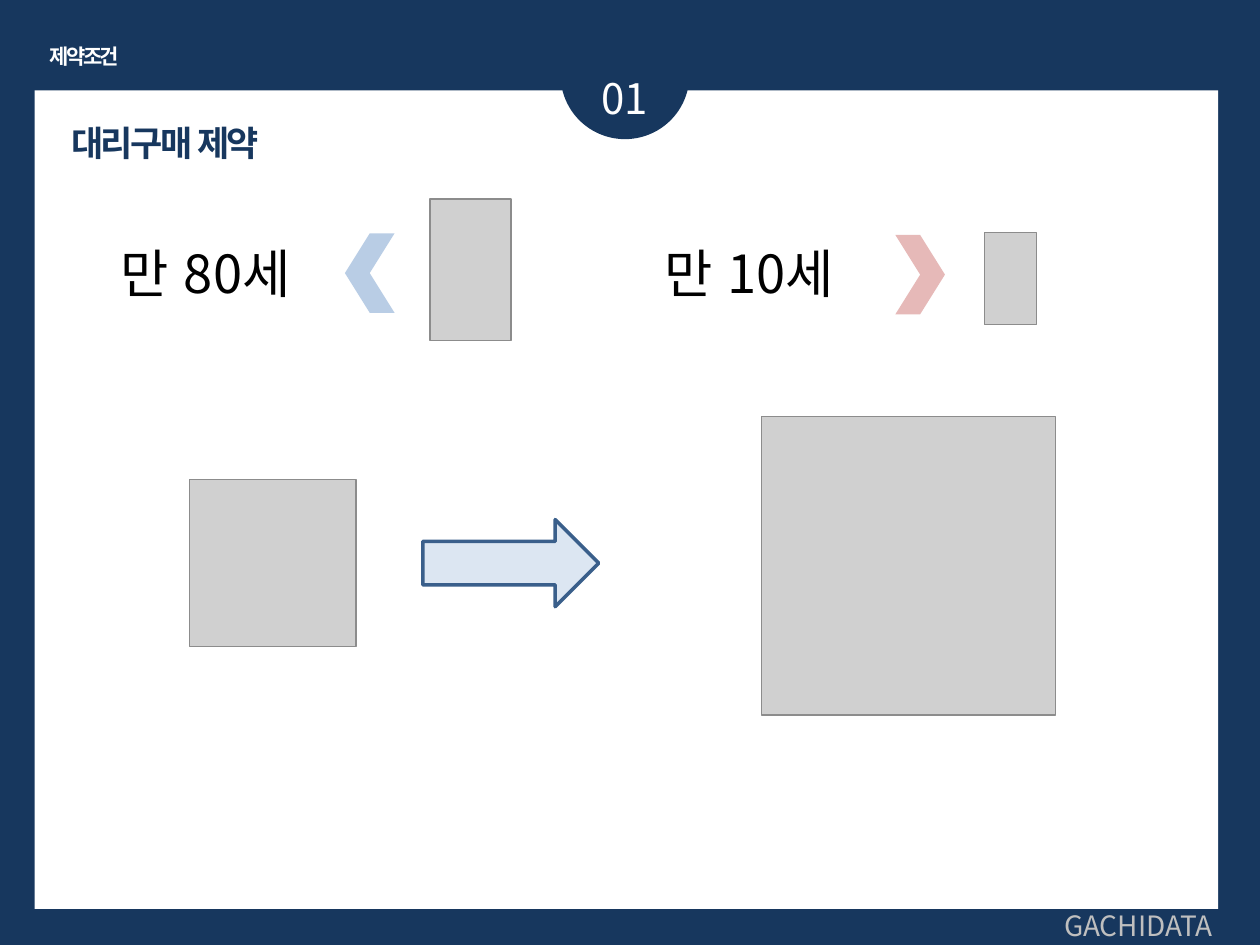
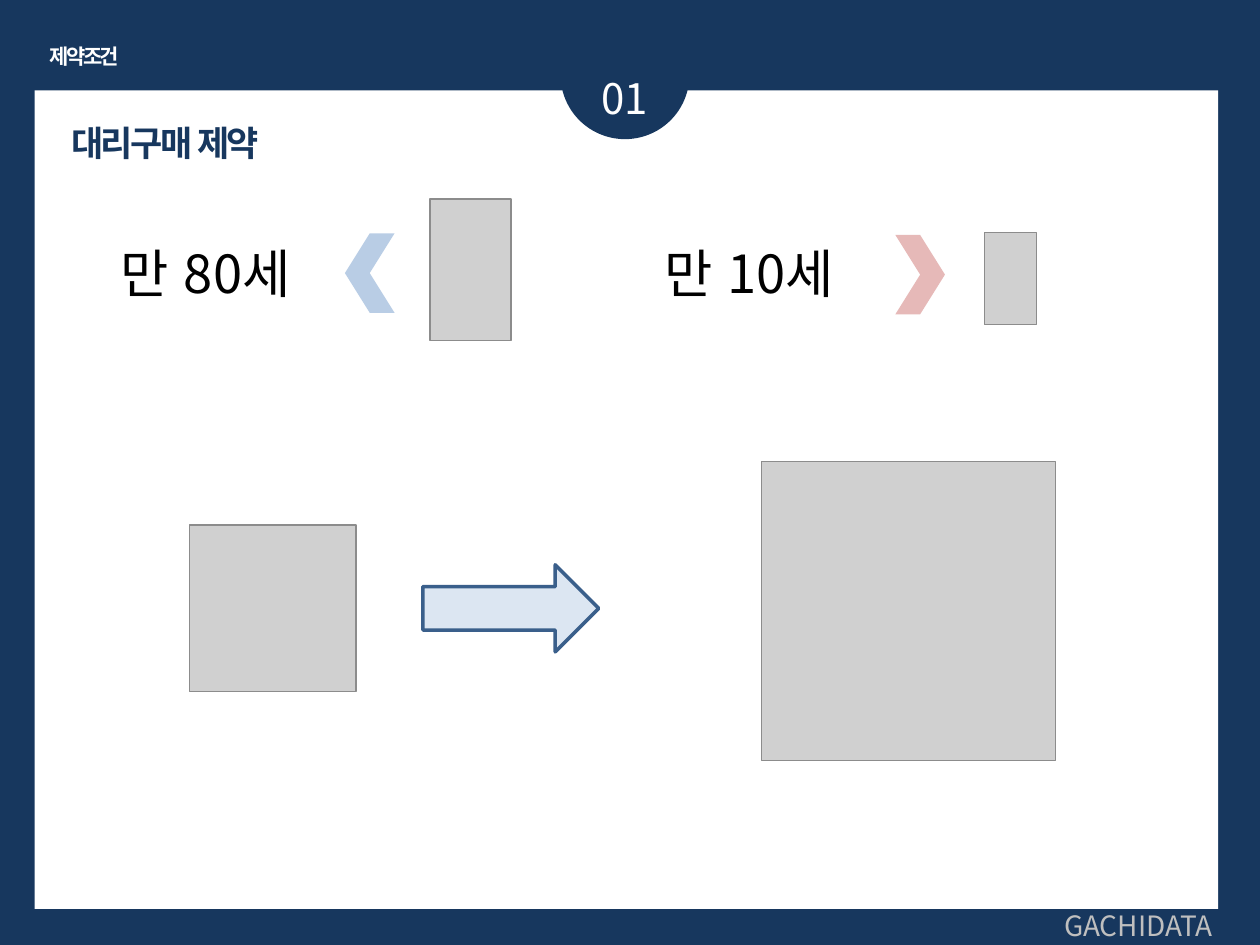
Before and after one commit to Monoreil/edu-sql, a slide deck: slide 6 of 11차SQL_hyeongmin.pptx. Drawn at 1260x945 pixels with LibreOffice and Linux fonts; fonts in the diff are those of the drawing; grey boxes stand for pictures. Boxes give left, top, right and bottom in pixels: in the first picture for what was removed or moved away, otherwise in the second. Text is boxed around its words. In the diff, an @@ line names an element or a change of style, - is before the commit and + after.

```diff
--- a/11차SQL_hyeongmin.pptx
+++ b/11차SQL_hyeongmin.pptx
@@ 2 pictures, 1 right arrow: place and size @@
-2 pictures, 1 right arrow at (189, 417, 1055, 716)
+2 pictures, 1 right arrow at (189, 462, 1055, 761)
```
Also in this commit, not shown: 6 other slides changed, 1 other file.
